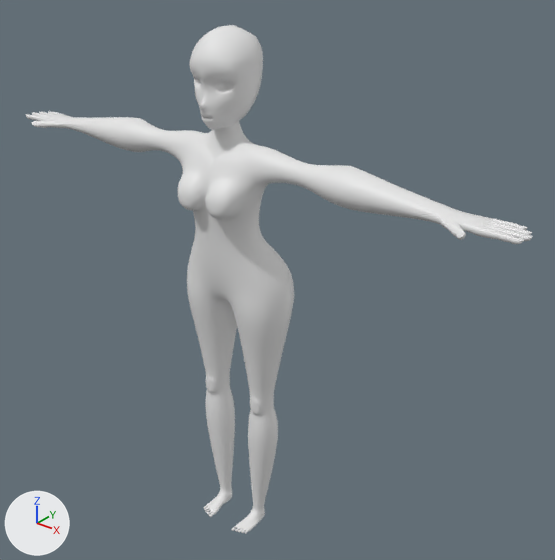
What one commit did to the Blender file Assets/Blend Files/2AM tutorial.blend.
Before and after are seen from a camera (50 mm lens) standing at (1.149, -1.271, 1.558) and looking at (0.069, 0.079, 0.721). Every picture has the same lights, and +X, +Y and +Z are marked at lower left.
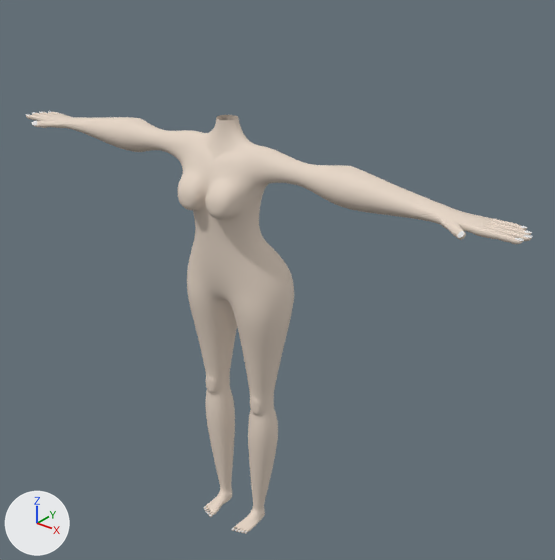
Location of each change, (x1, y1, x2, y2) in pixels of the pictures (555 x 560 px):
'Cube.002', hidden
    before: (189, 25, 263, 130)
part 1 of me_plane, recoloured
    both: (26, 112, 532, 534)
part 2 of me_cube_002, recoloured
    before: (189, 55, 257, 130)
part 3 of me_cube_002, recoloured
    before: (192, 25, 263, 112)

The change in detail:
Material 'Hair' (mat_hair) is new.
Its base color is (0.0665, 0.0598, 0.217) (blue #494580).
Its specular ior level is 0.0.
Material 'Body' (mat_body) is new.
Its base color is (0.8, 0.683, 0.58) (white #e7d7c8).
Its roughness is 0.55.
Its specular ior level is 0.1.
Material 'Nail' (mat_nail) is new.
Its base color is (0.8, 0.8, 0.8) (white #e7e7e7).
me_plane has 2160 vertices, 2158 faces and spans x -0.723..0.723, y -0.119..0.102, z 0.0..1.137.
me_plane is used by ob_plane; location (0.0, 0.0, 0.0).
me_plane part 1: 2018 of the faces centred in x -0.722..0.722, y -0.117..0.099, z 0.001..1.125 switch from no material to mat_body (white #e7d7c8).
me_plane now uses material mat_nail (white #e7e7e7).
me_cube_002 has 372 vertices, 362 faces and spans x 0.0..0.077, y -0.099..0.072, z 1.119..1.332.
me_cube_002 is used by ob_cube_002; location (0.0, 0.0, 0.0).
me_cube_002 part 2: 276 of the faces centred in x 0.001..0.077, y -0.096..0.046, z 1.12..1.271 switch from no material to mat_body (white #e7d7c8).
me_cube_002 part 3: 86 of the faces centred in x 0.007..0.077, y -0.076..0.069, z 1.161..1.328 switch from no material to mat_hair (blue #494580).
Object 'Cube.002' (ob_cube_002) is now hidden.
